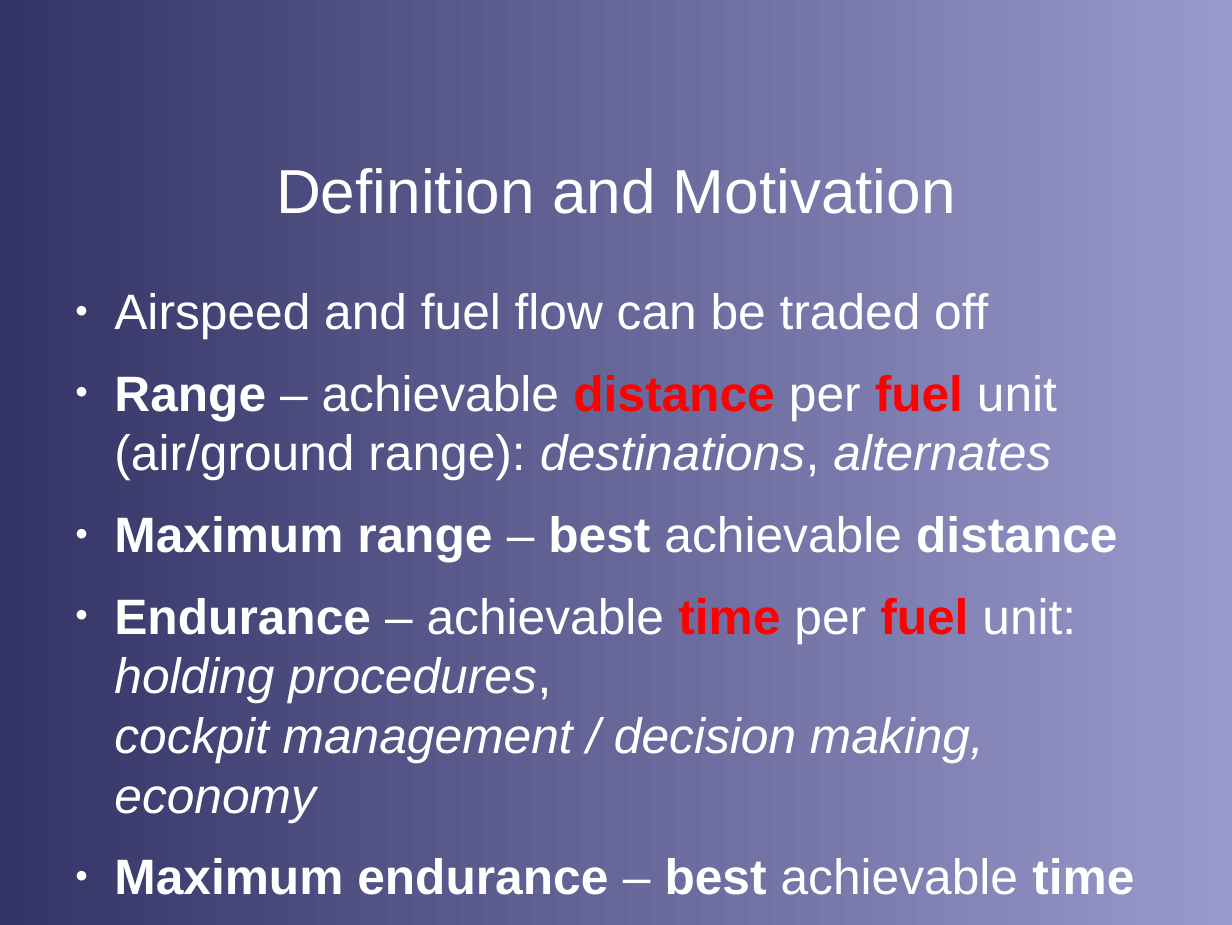
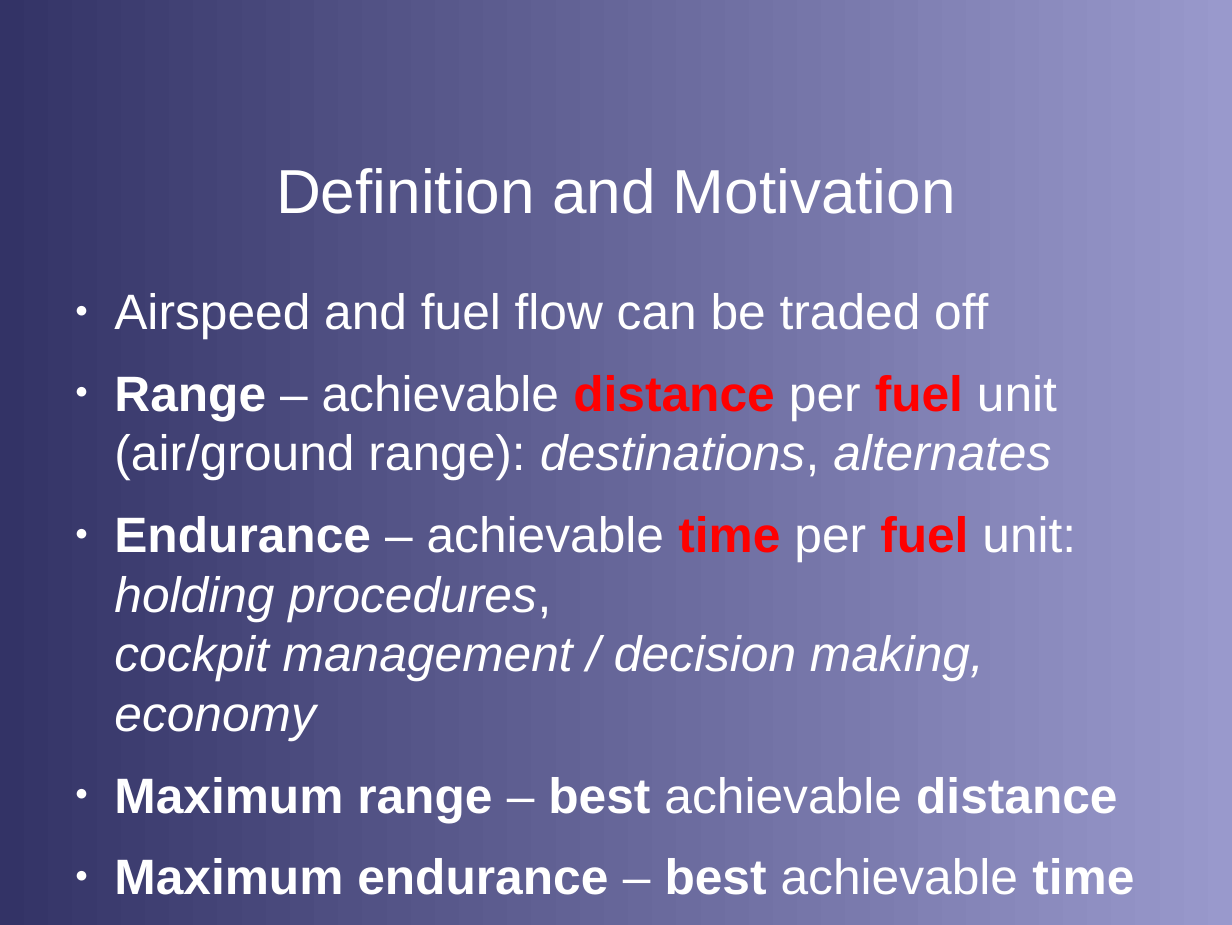
Before and after one commit to stephanheinemann/flight, a slide deck: slide 4 of FI/RangeAndEndurance/RangeAndEndurance.odp. Drawn at 1232x925 pixels with LibreOffice and Linux fonts; fonts in the diff are those of the drawing; background and template pictures are left out. Boxes give left, top, right and bottom in pixels: in the first picture for what was removed or moved away, otherwise in the second. Text is boxed around its words. In the diff, an @@ line names an element or a change of style, - is before the commit and + after.

```diff
--- a/FI/RangeAndEndurance/RangeAndEndurance.odp
+++ b/FI/RangeAndEndurance/RangeAndEndurance.odp
@@ text at [114, 516, 1076, 740]: paragraph added @@
+● Endurance – achievable time per fuel unit: holding procedures, cockpit management / decision making, economy
@@ text at [114, 598, 1076, 822]: paragraph removed @@
-● Endurance – achievable time per fuel unit: holding procedures, cockpit management / decision making, economy
```
Also in this commit, not shown: 3 other slides changed, 4 slides added, 1 other file.
